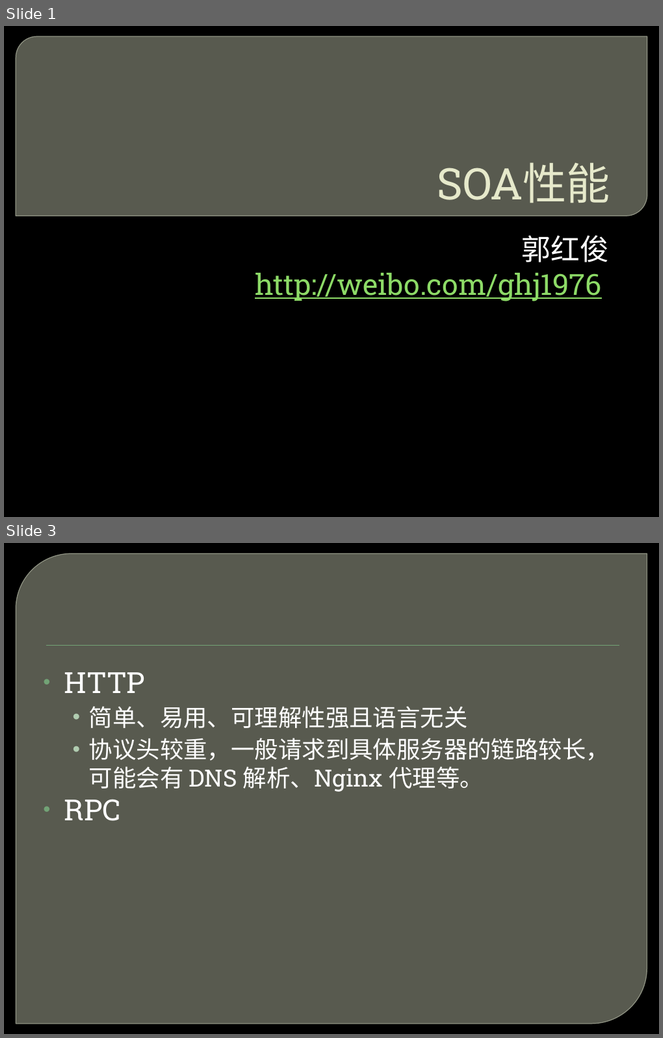
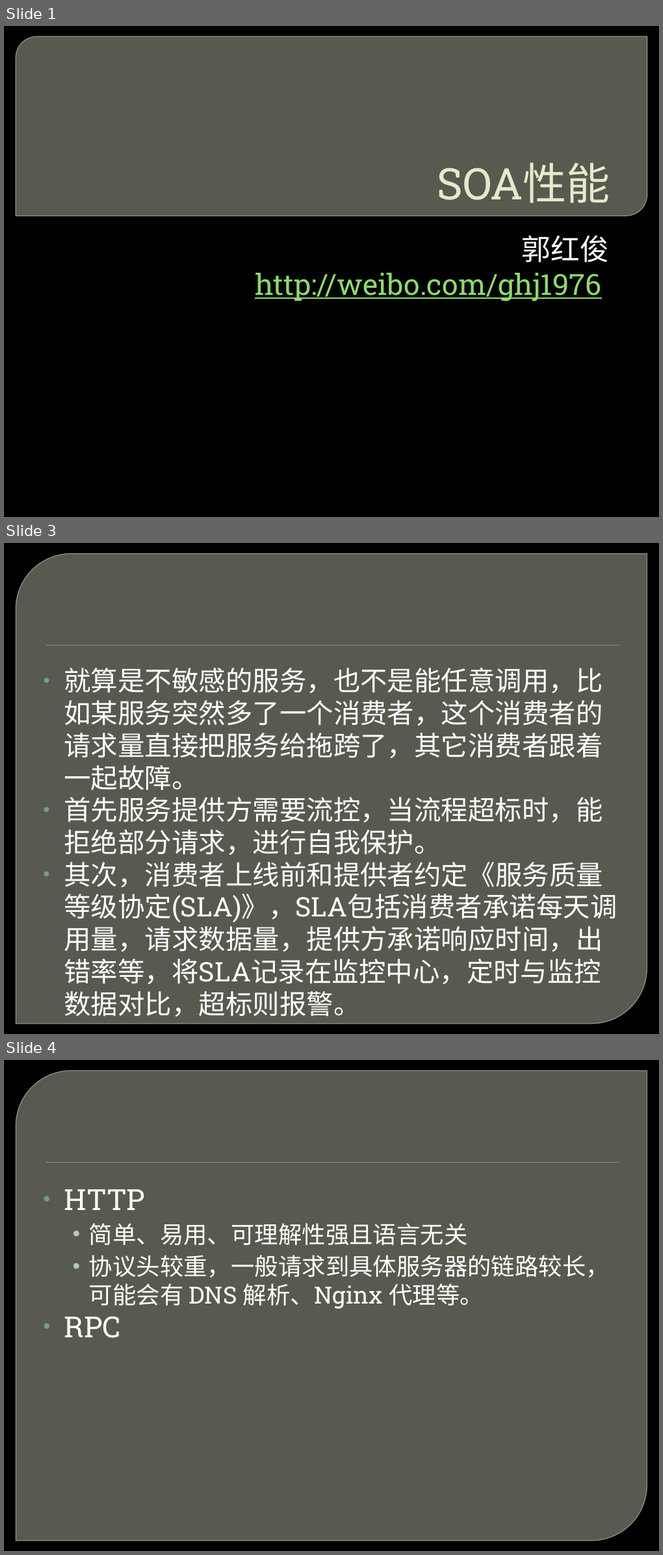
Before and after one commit to ghj1976/lecture, a slide deck: SOA性能/性能.pptx. Shown one above the other, each under a label of ours: slides 1 and 3 before the commit, slides 1, 3 and 4 after it; the slides between them are not shown. The pictures are 663x1038 and 663x1555 pixels, drawn with LibreOffice and Linux fonts; fonts in the diff are those of the drawing; background and template pictures are left out. Boxes give left, top, right and bottom in pixels: in the first picture for what was removed or moved away, otherwise in the second. Text is boxed around its words. In the diff, an @@ line names an element or a change of style, - is before the commit and + after.

```diff
--- a/SOA性能/性能.pptx
+++ b/SOA性能/性能.pptx
@@ slide 3 added at box(4, 543, 659, 1034), background picture (left out); not listed: 2 template elements that a slide beside it also shows @@
@@ text added at box(64, 668, 618, 984), 29.6 pt, text #FFFFFF @@
+• 就算是不敏感的服务，也不是能任意调用，比如某服务突然多了一个消费者，这个消费者的请求量直接把服务给拖跨了，其它消费者跟着一起故障。
+• 首先服务提供方需要流控，当流程超标时，能拒绝部分请求，进行自我保护。
+• 其次，消费者上线前和提供者约定《服务质量等级协定(SLA)》，SLA包括消费者承诺每天调用量，请求数据量，提供方承诺响应时间，出错率等，将SLA记录在监控中心，定时与监控数据对比，超标则报警。
@@ what was slide 3 is now slide 4 @@
```
Also in this commit, not shown: 1 other slide added, 1 slide removed, 6 other files.
